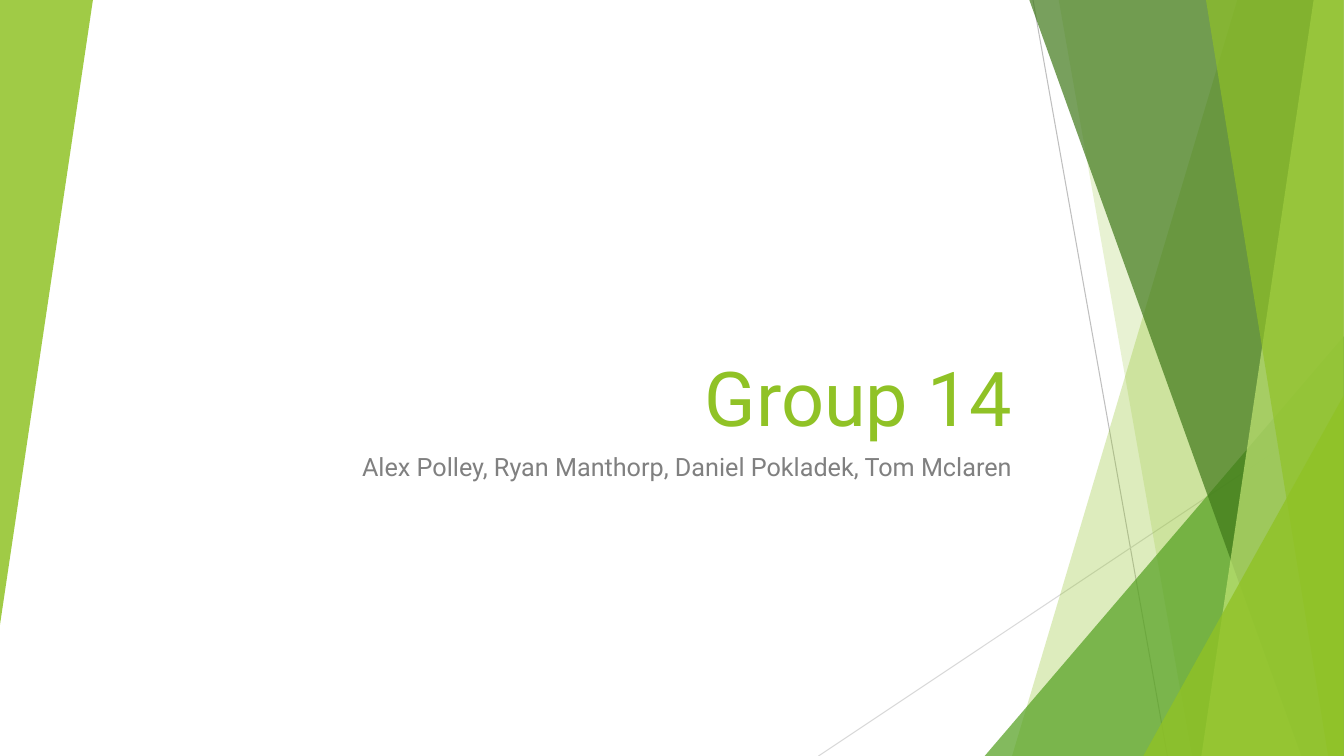
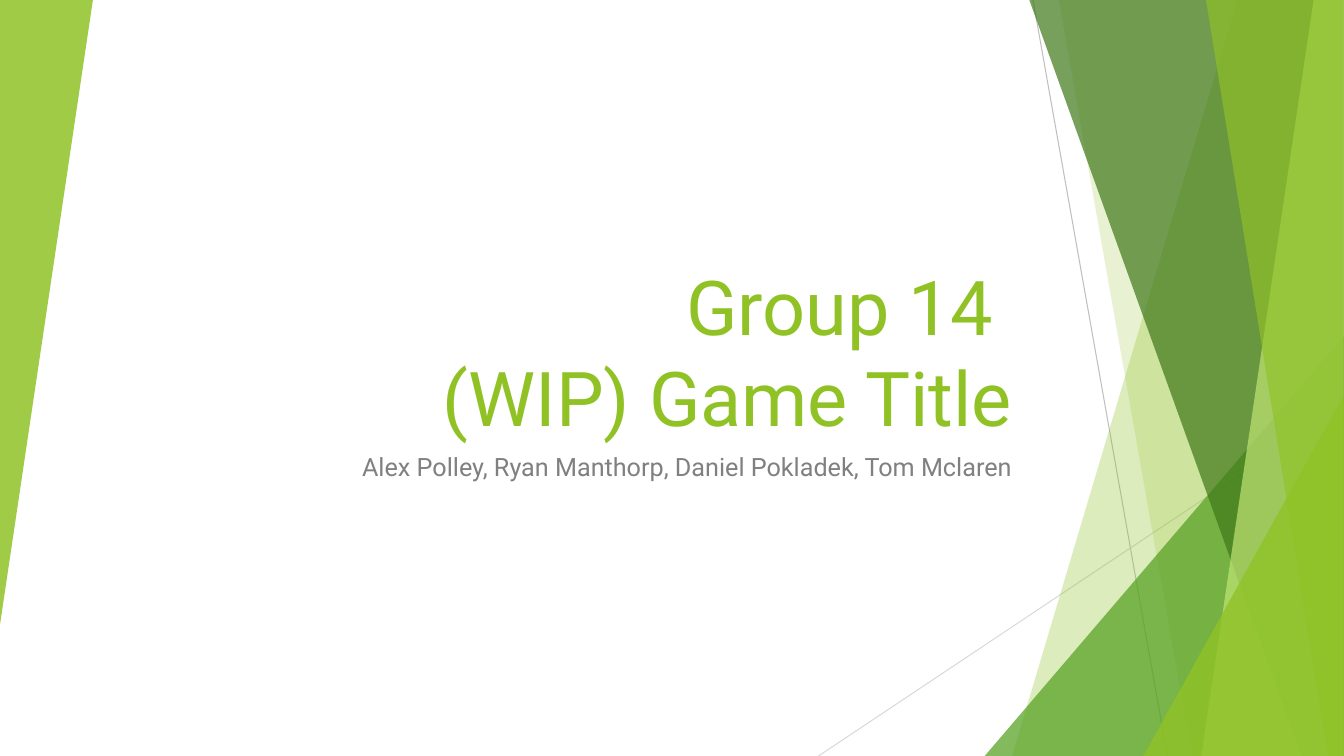
Before and after one commit to UoSGamesGroups/first-semester-l4-5-group-14, a slide deck: slide 1 of Group 14.pptx. Drawn at 1344x756 pixels with LibreOffice and Linux fonts; fonts in the diff are those of the drawing. Boxes give left, top, right and bottom in pixels: in the first picture for what was removed or moved away, otherwise in the second. Text is boxed around its words. In the diff, an @@ line names an element or a change of style, - is before the commit and + after.

```diff
--- a/Group 14.pptx
+++ b/Group 14.pptx
@@ title at [442, 280, 1012, 443]: text changed @@
-Group 14
+Group 14
+(WIP) Game Title
```
Also in this commit, not shown: 1 other slide changed.
